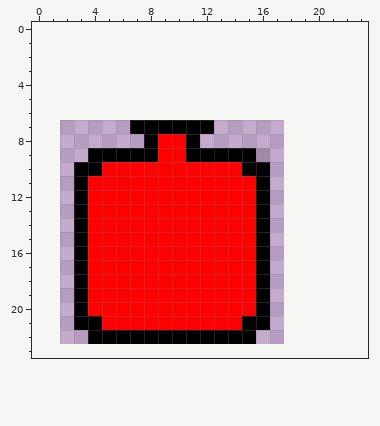
One commit to this pixel-art sprite: public/assets/img/flask-red.png. Above, as it was before the edit.
The file is 16x16 pixels. Pixels under 10% opacity are left out. Colours within 5 levels of each other are drawn and written as one. The old version is drawn lined up with the new one, on the new canvas.
Now the later version:
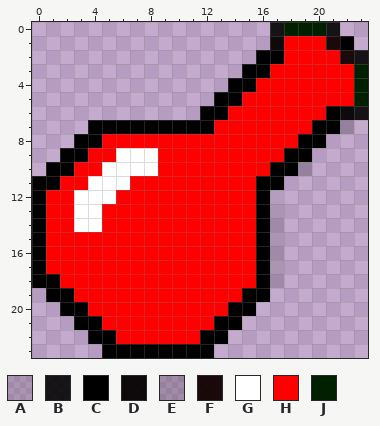
Palette (. is transparent): A #0000001f  B #000000e0  C #000000  D #030000f1  E #0006002e  F #110000f1  G #ffffff  H #ff0000  J #002000
Change:
canvas 16x16 -> 24x24, the old top-left corner now at 2,7
@@ x 0..23 @@
- 0 ........................
- 1 ........................
- 2 ........................
- 3 ........................
- 4 ........................
- 5 ........................
- 6 ........................
- 7 .......CCCCCC...........
- 8 ........CHHC............
- 9 ....CCCCCHHCCCCCA.......
-10 ...CCHHHHHHHHHHCC.......
-11 ...CHHHHHHHHHHHHC.......
-12 ...CHHHHHHHHHHHHC.......
-13 ...CHHHHHHHHHHHHC.......
-14 ...CHHHHHHHHHHHHC.......
-15 ...CHHHHHHHHHHHHC.......
-16 ...CHHHHHHHHHHHHC.......
-17 ...CHHHHHHHHHHHHC.......
-18 ...CHHHHHHHHHHHHC.......
-19 ...CHHHHHHHHHHHHC.......
-20 ...CHHHHHHHHHHHHC.......
-21 ...CCHHHHHHHHHHCC.......
-22 ....CCCCCCCCCCCC........
-23 ........................
+ 0 .................BJJJB..
+ 1 .................DHHHFC.
+ 2 ................CCHHHHFB
+ 3 ...............CCHHHHHHJ
+ 4 ..............CCHHHHHHHJ
+ 5 .............CCHHHHHHHHJ
+ 6 ............CCHHHHHHHCDB
+ 7 ....CCCCCCCCCHHHHHHHCCE.
+ 8 ...CCHHHHHHHHHHHHHHCC...
+ 9 ..CCHHGGGHHHHHHHHHCC....
+10 .CCHHGGGGHHHHHHHHCCE....
+11 CCHHGGGHHHHHHHHHCC......
+12 CHHGGGHHHHHHHHHHC.......
+13 CHHGGHHHHHHHHHHHCA......
+14 CHHGGHHHHHHHHHHHCA......
+15 CHHHHHHHHHHHHHHHCA......
+16 CHHHHHHHHHHHHHHHCA......
+17 CHHHHHHHHHHHHHHHCA......
+18 CCHHHHHHHHHHHHHHCA......
+19 .CCHHHHHHHHHHHHCC.......
+20 ..CCHHHHHHHHHHCC........
+21 ...CCHHHHHHHHCC.........
+22 ....CCHHHHHHCC..........
+23 .....CCCCCCCC...........
